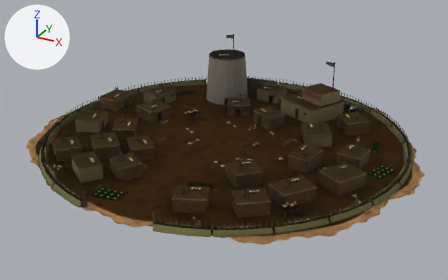
A saved change to the glTF model src/assets/map/towns/stone-town-big-b-levant.glb.
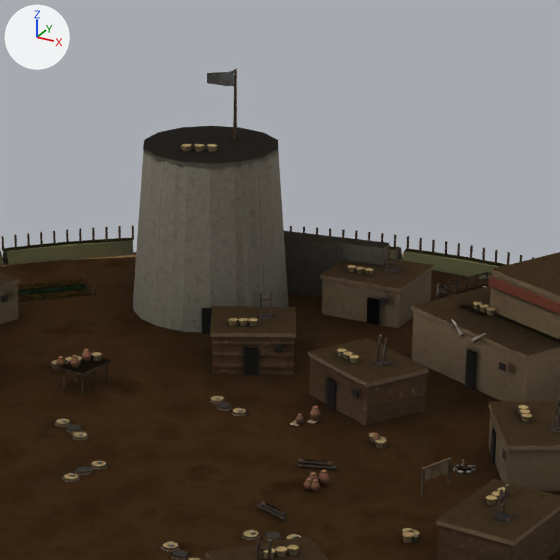
The first picture shows the older version from a camera (50 mm lens) standing at (5.56, -10.2, 5.08) and looking at (0.1, -0.26, 0.12). The close-ups show the older and then the newer version on the part from 38% to 72% of the width and 6% to 59% of the height of that picture. Only the edits that show in the close-ups are written down. Arrows for +X, +Y and +Z are at upper left; the lights stay in place. Where no turn or scale is listed for an object, it has been applied to the vertices. Vertices at exactly the same position are counted once.
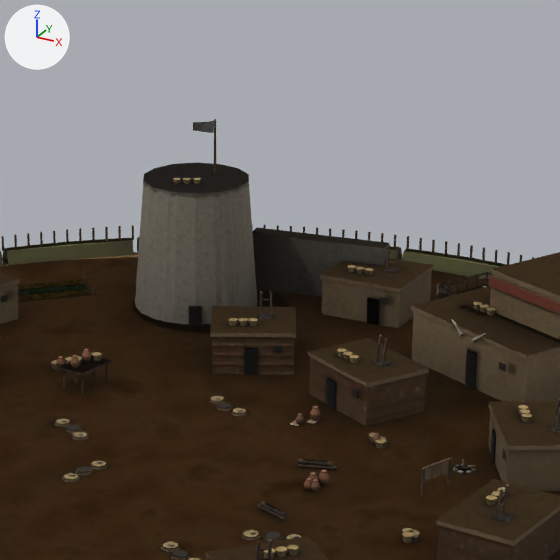
What differs and where, as boxes (x1, y1, x2, y2) in the close-ups (560 x 560 px; the box of a moved part takes in the faces that stretch with it):
'Mesh_0', reshaped: before (0, 69, 560, 560); after (0, 119, 560, 560)
'Mesh_1', reshaped: before (0, 151, 560, 560); after (0, 184, 514, 560)
'Mesh_2', reshaped: before (0, 160, 513, 560); after (0, 191, 560, 560)
part 1 of me_mesh_0, moved or reshaped: before (133, 152, 287, 333); after (135, 184, 257, 324)
part 2 of me_mesh_0, moved or reshaped: before (143, 126, 278, 167); after (143, 162, 249, 196)
part 3 of me_mesh_0, moved or reshaped: before (202, 308, 212, 333); after (189, 306, 202, 325)
part 4 of me_mesh_0, moved or reshaped: before (233, 69, 237, 140); after (214, 119, 216, 175)
part 5 of me_mesh_0, moved or reshaped: before (181, 144, 192, 152); after (173, 178, 181, 184)
part 6 of me_mesh_0, moved or reshaped: before (194, 144, 204, 152); after (183, 178, 191, 184)
part 7 of me_mesh_0, moved or reshaped: before (207, 144, 217, 152); after (193, 178, 201, 184)
part 8 of me_mesh_0, moved or reshaped: before (207, 70, 234, 86); after (193, 120, 214, 133)
part 9 of me_mesh_1, moved or reshaped: before (133, 151, 288, 330); after (135, 184, 257, 322)
part 10 of me_mesh_2, moved or reshaped: before (153, 160, 267, 325); after (151, 191, 240, 318)

Edits to the bpy script that builds the scene:
```text
Change me_mesh_0:
    used by ob_mesh_0; location = (-3.961, 3.838, 0.0)
    remove me_mesh_0.from_pydata(...)  # 10796 vertices, 16374 faces; spans x 0.0..7.99, y -7.61..0.0, z 0.0..1.55
    add me_mesh_0.from_pydata(...)  # 10796 vertices, 16374 faces; spans x 0.0..7.99, y -7.61..0.0, z 0.0..1.25
    me_mesh_0 part 1: the loose piece of 36 vertices spanning x 2.31..3.31, y -2.17..-1.18, z 0.03..1.08 is scaled about its middle by 0.789, then moved by (-0.11, 0.0, -0.12)
    me_mesh_0 part 2: the loose piece of 28 vertices spanning x 2.39..3.23, y -2.1..-1.25, z 1.08..1.1 is scaled about its middle by (0.79, 0.79, 0.78), then moved by (-0.11, 0.0, -0.23)
    me_mesh_0 part 3: the loose piece of 8 vertices spanning x 2.99..3.09, y -2.14..-2.08, z 0.03..0.19 is scaled about its middle by 0.79, then moved by (-0.15, 0.09, -0.02)
    me_mesh_0 part 4: the loose piece of 12 vertices spanning x 2.88..2.91, y -1.53..-1.5, z 1.1..1.55 is scaled about its middle by (0.792, 0.794, 0.79), then moved by (-0.12, -0.03, -0.28)
    me_mesh_0 part 5: the loose piece of 16 vertices spanning x 2.72..2.78, y -1.91..-1.85, z 1.1..1.13 is moved by (-0.09, 0.04, -0.24)
    me_mesh_0 part 6: the loose piece of 16 vertices spanning x 2.79..2.85, y -1.87..-1.81, z 1.1..1.13 is moved by (-0.11, 0.03, -0.24)
    me_mesh_0 part 7: the loose piece of 16 vertices spanning x 2.86..2.92, y -1.83..-1.77, z 1.1..1.13 is moved by (-0.12, 0.03, -0.24)
    me_mesh_0 part 8: the loose piece of 21 vertices spanning x 2.78..2.89, y -1.67..-1.53, z 1.45..1.54 is scaled about its middle by (0.788, 0.792, 0.791), then moved by (-0.11, -0.02, -0.31)
    other edits to the shape of me_mesh_0 do not show in these pictures
Change me_mesh_1:
    used by ob_mesh_1; location = (-3.961, 3.838, 0.0)
    remove me_mesh_1.from_pydata(...)  # 1930 vertices, 2918 faces; spans x 0.0..7.99, y -7.61..0.0, z 0.0..1.55
    add me_mesh_1.from_pydata(...)  # 1930 vertices, 2918 faces; spans x 0.0..7.99, y -7.61..0.0, z 0.0..1.25
    me_mesh_1 part 9: the loose piece of 24 vertices spanning x 2.31..3.31, y -2.17..-1.17, z 0.03..1.08 is scaled about its middle by 0.789, then moved by (-0.11, 0.0, -0.12)
    other edits to the shape of me_mesh_1 do not show in these pictures
Change me_mesh_2:
    used by ob_mesh_2; location = (-3.961, 3.838, 0.0)
    remove me_mesh_2.from_pydata(...)  # 880 vertices, 1172 faces; spans x 0.0..7.99, y -7.61..0.0, z 0.01..1.08
    add me_mesh_2.from_pydata(...)  # 880 vertices, 1172 faces; spans x 0.0..7.99, y -7.61..0.0, z 0.01..0.85
    me_mesh_2 part 10: the loose piece of 16 vertices spanning x 2.33..3.29, y -2.15..-1.2, z 0.03..1.08 is scaled about its middle by 0.789, then moved by (-0.11, 0.0, -0.12)
    other edits to the shape of me_mesh_2 do not show in these pictures
```
